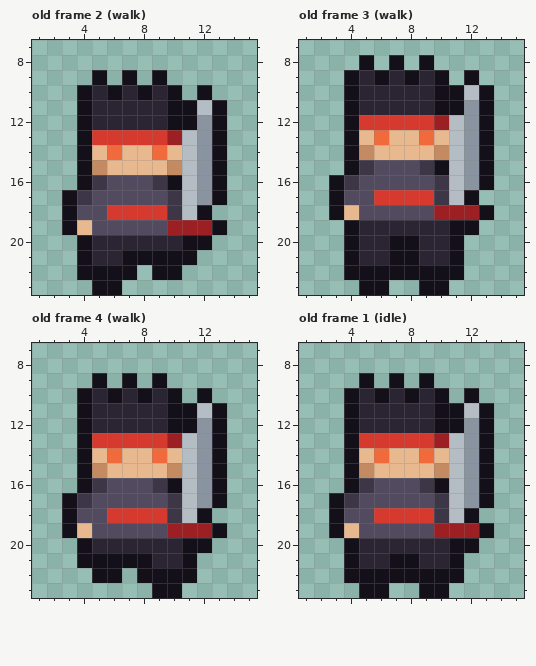
Two states of a pixel-art file, art/bodies/demonic.aseprite. That is the earlier state.
16x24 pixels, 5 frames. Shown: old frame 2 (walk): x 1..15, y 7..23; old frame 3 (walk): x 1..15, y 7..23; old frame 4 (walk): x 1..15, y 7..23; old frame 1 (idle): x 1..15, y 7..23. The commit also changed other frames, which this record leaves out.
Once edited:
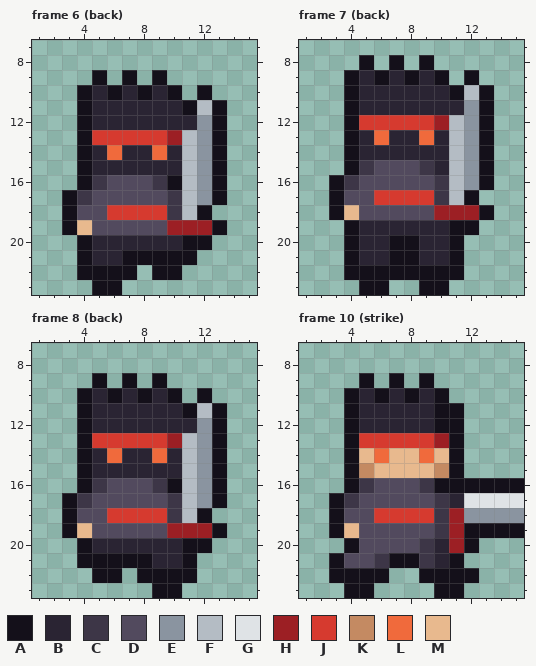
Palette (. is transparent): A #14101a  B #2a2433  C #3d3647  D #524a5e  E #8a94a0  F #b4bcc4  G #dfe3e6  H #9c1f24  J #d63a2f  K #c48a62  L #f06a3c  M #e8b98e
A new or re-ordered frame is compared with the old frame closest to it.
Edits made:
frames 5 -> 22
Changed rows in their new state; - is an unchanged pixel.
Frame 6 (back) is new; against old frame 2 (walk):
first column x 5:
11 -----B-
12 -----BB
14 B-BB-B-
15 BBBBBB-
Frame 7 (back) is new; against old frame 3 (walk):
first column x 5:
10 -----B-
11 -----BB
13 B-BB-B-
14 BBBBBB-
15 -----B-
Frame 8 (back) is new; against old frame 4 (walk): the same change as frame 6 (back)
Frame 10 (strike) is new; against old frame 1 (idle):
first column x 3:
10 ---------.---
11 ---------..--
12 ---------..--
13 --------A..--
14 --------A..--
15 --------A..--
16 --------AA-AA
17 --------BGGGG
18 --------HEEEE
19 -------C-A-AA
20 --DDDDC-H----
21 ADDC--C------
22 A---..---A---
23 -A-.--.-A----
Pixel boxes of the changes (left, top, right, bottom) in both pictures:
changed: (92, 100, 197, 175)
changed: (359, 85, 464, 175)
changed: (92, 403, 197, 478)
changed: (329, 388, 524, 598)
